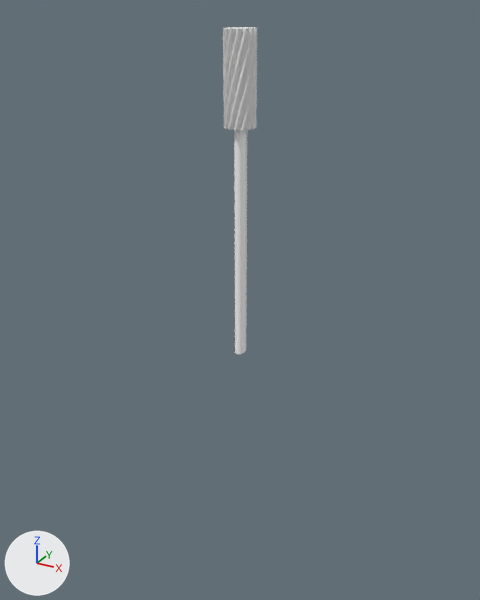
Renders of the Blender file uframe_new_icon4.blend from each side of a commit.
Both versions are drawn from a 50 mm lens placed at (5.4, -9.81, 0.29), pointed at (-0.12, 0.22, -4.73). Arrows for +X, +Y and +Z are at lower left; the lights stay in place. Mesh edges are drawn as thin lines on the coarser meshes.
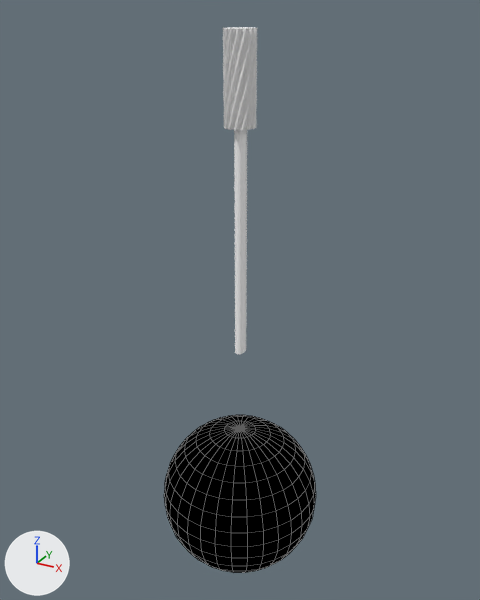
Commit message: [x] icon change

Changed parts and their boxes (x1, y1, x2, y2) in the pictures (480 x 600 px):
```json
{"object": "Sphere.001", "change": "shown", "after": [164, 415, 316, 573], "on screen": "black"}
```

Scene script edits in JSON lines:
```json
{"op": "set", "path": "mat_material.base_color", "old": "(0.8, 0.8, 0.8)", "new": "(0.0, 0.0, 0.0)", "note": "white #e7e7e7 -> black #000000"}
{"op": "remove", "block": "ob_sphere_001", "code": "ob_sphere_001.hide_set(True)  # its collection is switched off"}
{"op": "set", "path": "ob_sphere_001.location", "old": "(0.0, 0.0, -0.12)", "new": "(0.0, 0.0, -9.0)"}
{"op": "set", "path": "ob_sphere_001.scale", "old": "(0.0951, 0.0951, 0.0951)", "new": "(1.58, 1.58, 1.58)"}
```
